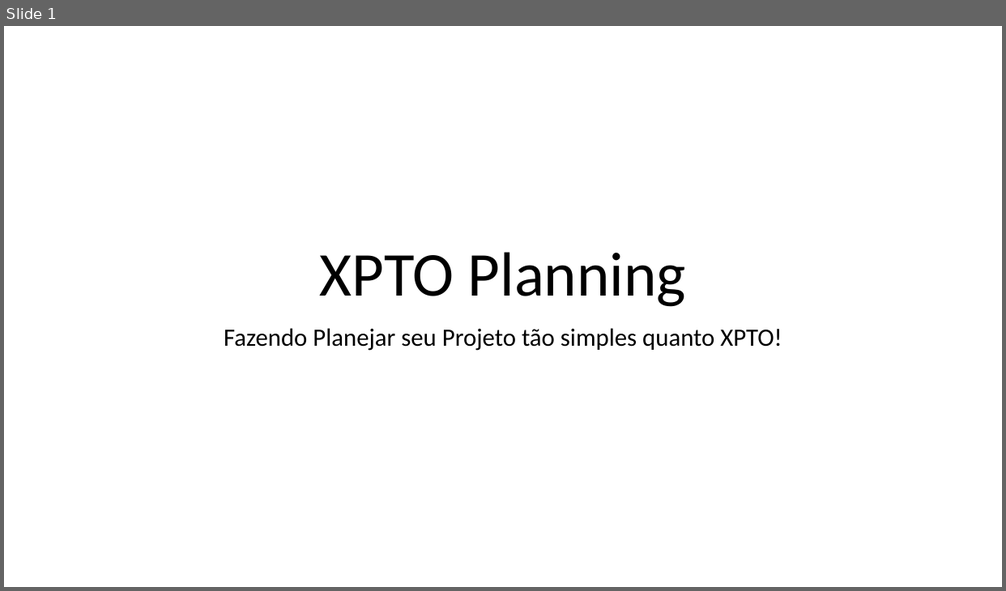
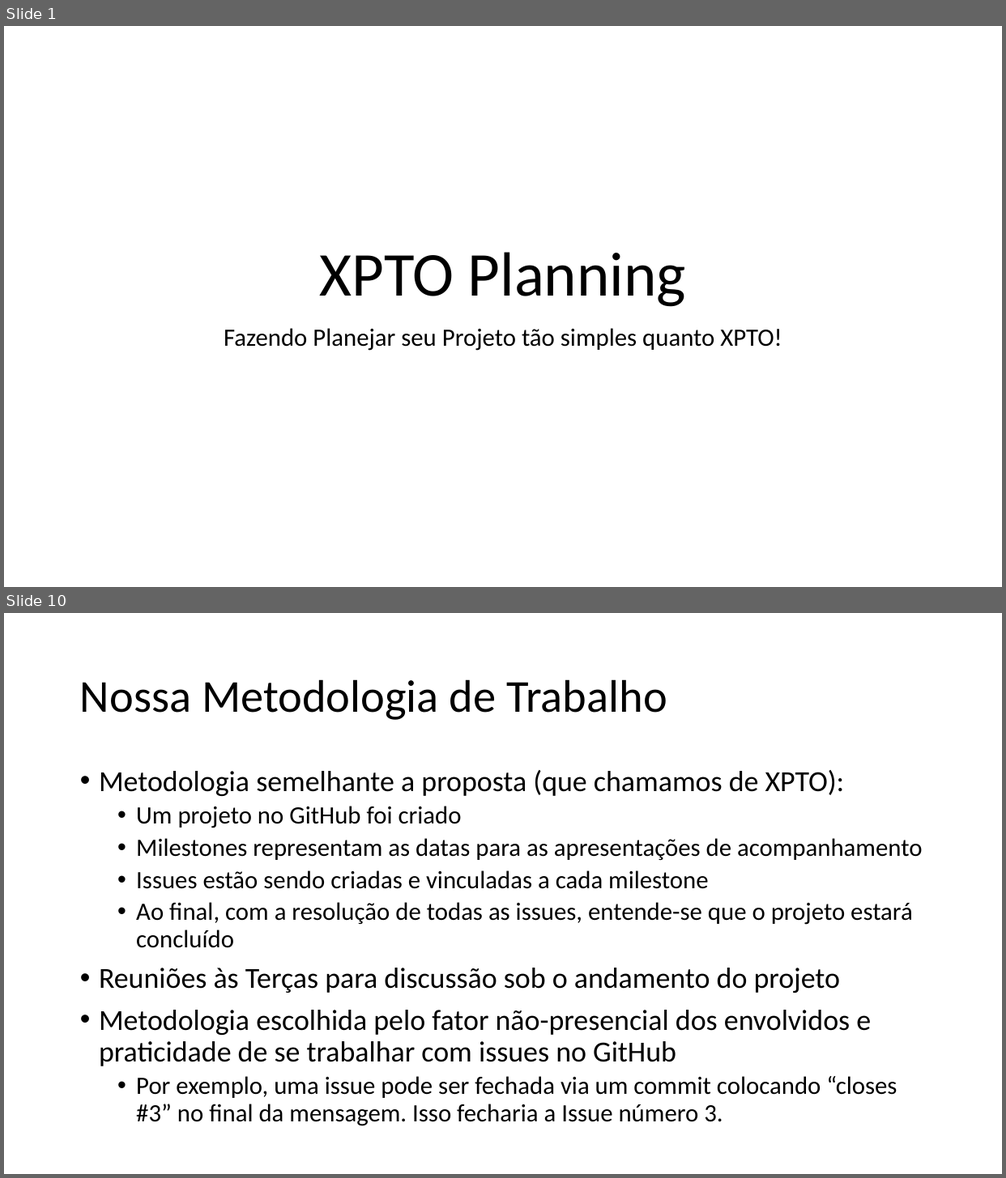
Before and after one commit to g0dkar/talpi, a slide deck: XPTO Planning.pptx. Shown one above the other, each under a label of ours: slide 1 before the commit, slides 1 and 10 after it; the slides between them are not shown. The pictures are 1006x591 and 1006x1178 pixels, drawn with LibreOffice and Linux fonts; fonts in the diff are those of the drawing. Boxes give left, top, right and bottom in pixels: in the first picture for what was removed or moved away, otherwise in the second. Text is boxed around its words. In the diff, an @@ line names an element or a change of style, - is before the commit and + after.

```diff
--- a/XPTO Planning.pptx
+++ b/XPTO Planning.pptx
@@ slide 10 added at bbox=[4, 613, 1002, 1174], background #FFFFFF @@
@@ title added at bbox=[80, 679, 667, 720], 44 pt, text #000000 @@
+Nossa Metodologia de Trabalho
@@ text added at bbox=[99, 770, 922, 1127], 24 pt, text #000000 @@
+• Metodologia semelhante a proposta (que chamamos de XPTO):
+  • Um projeto no GitHub foi criado
+  • Milestones representam as datas para as apresentações de acompanhamento
+  • Issues estão sendo criadas e vinculadas a cada milestone
+  • Ao final, com a resolução de todas as issues, entende-se que o projeto estará concluído
+• Reuniões às Terças para discussão sob o andamento do projeto
+• Metodologia escolhida pelo fator não-presencial dos envolvidos e praticidade de se trabalhar com issues no GitHub
+  • Por exemplo, uma issue pode ser fechada via um commit colocando “closes #3” no final da mensagem. Isso fecharia a Issue número 3.
```
Also in this commit, not shown: 9 other slides added, 1 slide removed.
